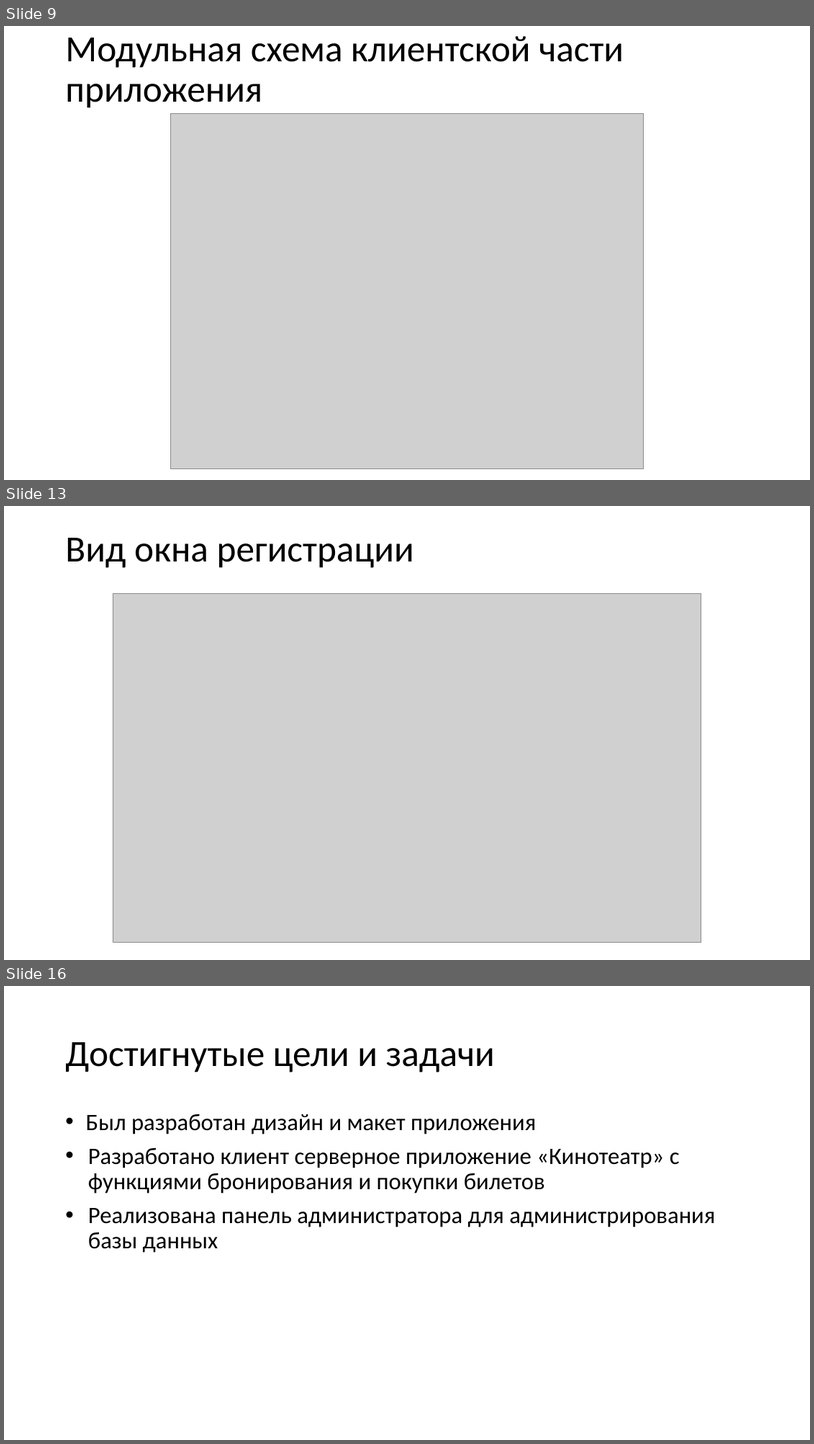
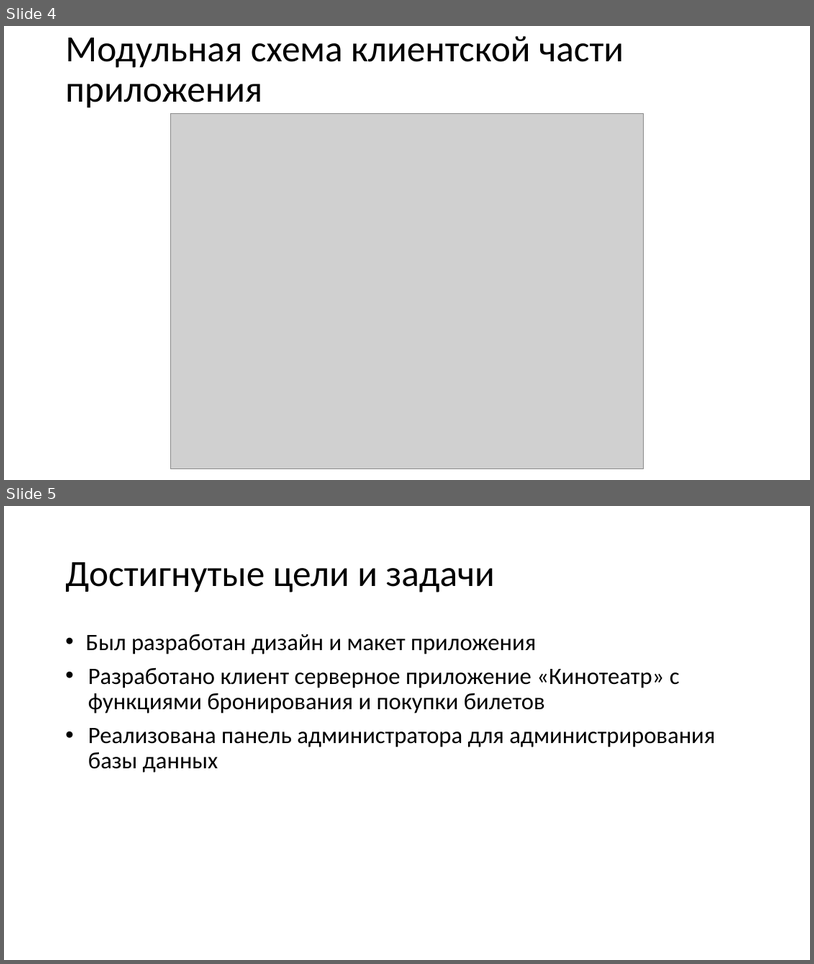
Before and after one commit to 1NiKuz1/Cinema, a slide deck: Материалы/Презентация к курсовому проекту.pptx. Shown one above the other, each under a label of ours: slides 9, 13 and 16 before the commit, slides 4 and 5 after it; the slides between them are not shown. The pictures are 814x1444 and 814x964 pixels, drawn with LibreOffice and Linux fonts; fonts in the diff are those of the drawing; grey boxes stand for pictures. Boxes give left, top, right and bottom in pixels: in the first picture for what was removed or moved away, otherwise in the second. Text is boxed around its words. In the diff, an @@ line names an element or a change of style, - is before the commit and + after.

```diff
--- a/Материалы/Презентация к курсовому проекту.pptx
+++ b/Материалы/Презентация к курсовому проекту.pptx
@@ slide 13 removed at bbox=[4, 506, 810, 960], background #FFFFFF @@
@@ title removed at bbox=[65, 538, 414, 568] @@
-Вид окна регистрации
@@ picture removed at bbox=[113, 594, 702, 942] @@
@@ what was slide 9 is now slide 4 @@
@@ what was slide 16 is now slide 5 @@
```
Also in this commit, not shown: 10 other slides removed, 9 other files.
